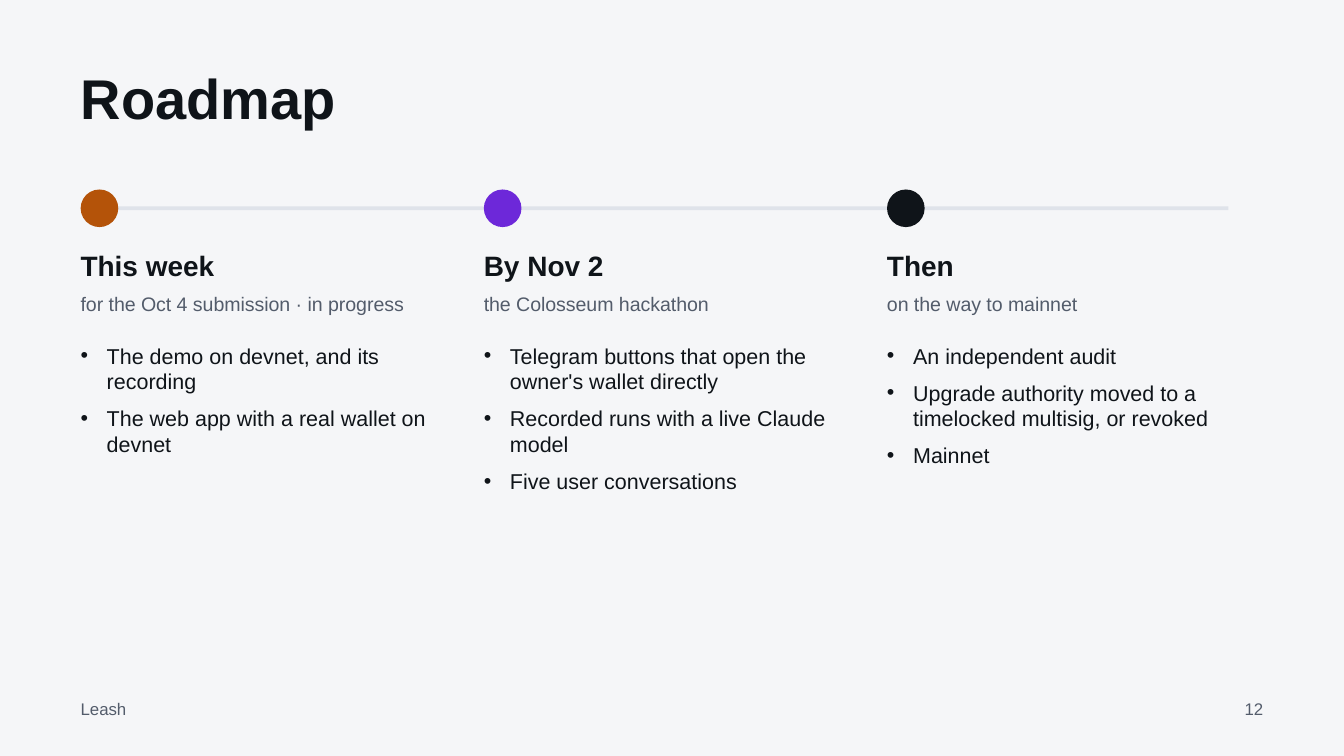
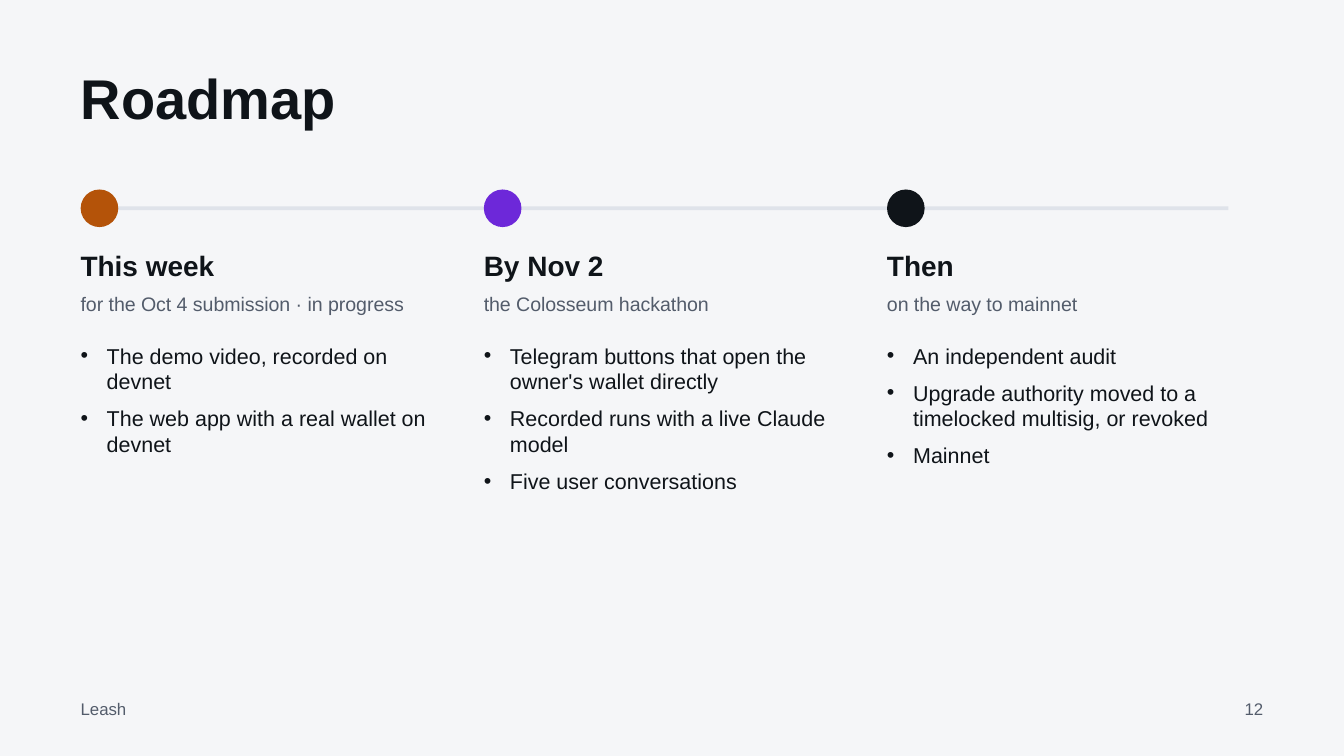
Before and after one commit to parthdeshmukh488-ops/hub, a slide deck: slide 12 of docs/pitch/leash-deck.pptx. Drawn at 1344x756 pixels with LibreOffice and Linux fonts; fonts in the diff are those of the drawing. Boxes give left, top, right and bottom in pixels: in the first picture for what was removed or moved away, otherwise in the second. Text is boxed around its words. In the diff, an @@ line names an element or a change of style, - is before the commit and + after.

```diff
--- a/docs/pitch/leash-deck.pptx
+++ b/docs/pitch/leash-deck.pptx
@@ text at (x1=107, y1=348, x2=387, y2=390): text changed @@
-• The demo on devnet, and its recording
+• The demo video, recorded on devnet
```
Also in this commit, not shown: 1 other slide changed, 8 other files.
